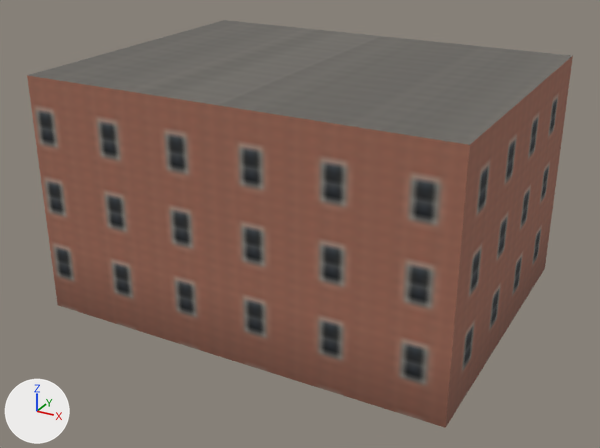
One commit to the glTF model assets/coronado_kit/modular/examples_map/brk3_row3/mod_brk3_row3_far.glb: the scene before it, then after it.
Camera for both pictures: a 50 mm camera at (16.0, -30.2, 18.1) aimed at (-0.1, -0.9, 3.5). The lights are fixed; the arrows at lower left show +X, +Y and +Z. The picture after the commit comes second. Vertices at exactly the same position are counted once.

In view in the first picture: 'mod_brk3_row3_far'.
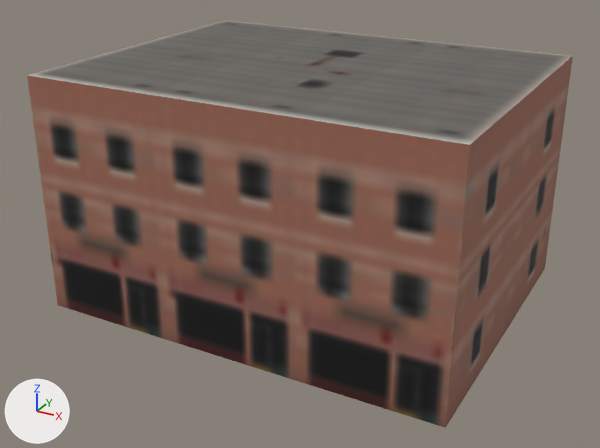
Boxes [x1, y1, x2, y2] around the edits, measured in the pictures (600 x 448 px):
'mod_brk3_row3_far', surface changed
    both: [27, 20, 573, 427]

Edits to the bpy script that builds the scene:
```text
Add img_bld_lod_color_b_png:
    img_bld_lod_color_b_png = load_image('bld_lod_color_b.png', '../../../textures/bld_lod_color_b.png', 1024, 1024, 'sRGB')
Change mat_bld_far:
    where n0 = _N.new('ShaderNodeBsdfPrincipled'); n0.name = 'Principled BSDF'
    n0.inputs[2].default_value: 0.9 -> 0.85  # 'Roughness'
    where n4 = _N.new('ShaderNodeTexImage'); n4.name = 'Image Texture'
    n4.image: img_far_color_png -> img_bld_lod_color_b_png
    add n4.extension = 'EXTEND'
Change me_mod_brk3_row3_far:
    where me_mod_brk3_row3_far.from_pydata(...)  # 20 vertices, 34 faces; spans x -9.0..9.0, y -7.0..7.0, z 0.0..10.3
    used by ob_mod_brk3_row3_far; location = (0.0, 0.0, 0.0)
    me_mod_brk3_row3_far part 1: texture (UV) coordinates of 34 of 34 faces, centred in x -9.0..9.0, y -7.0..7.0, z 1.0..10.3, changed; they spanned u -0.04..0.04, v 0.3..0.75 and now span u 0.15..0.71, v 0.58..0.8
```
